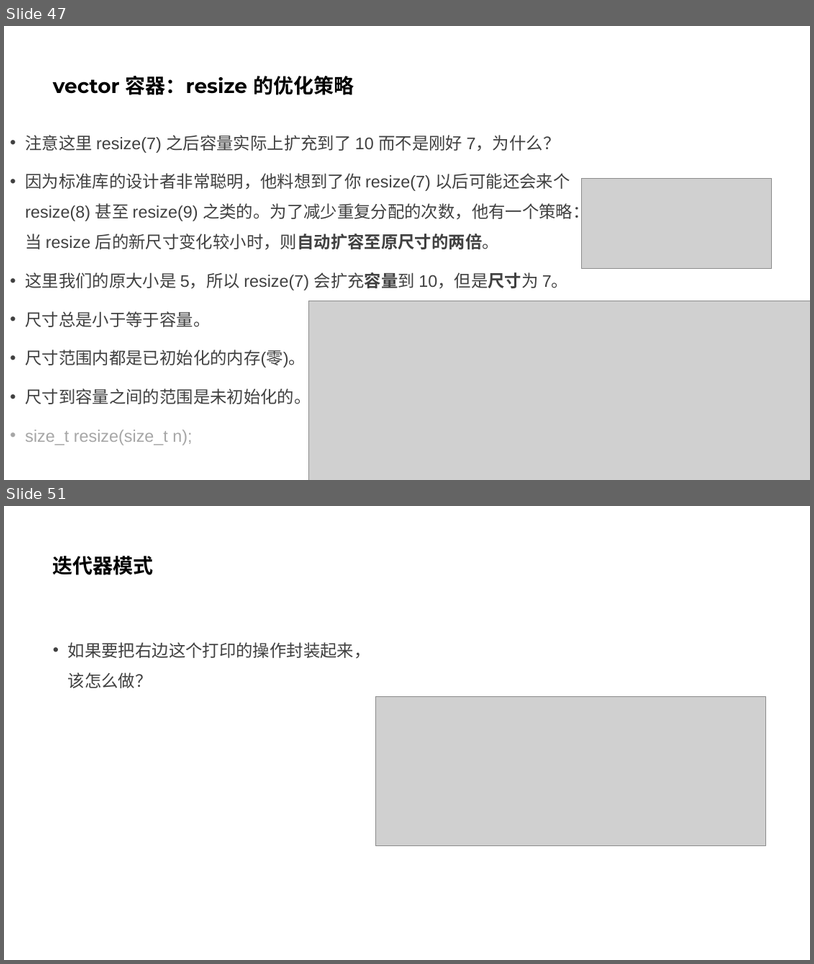
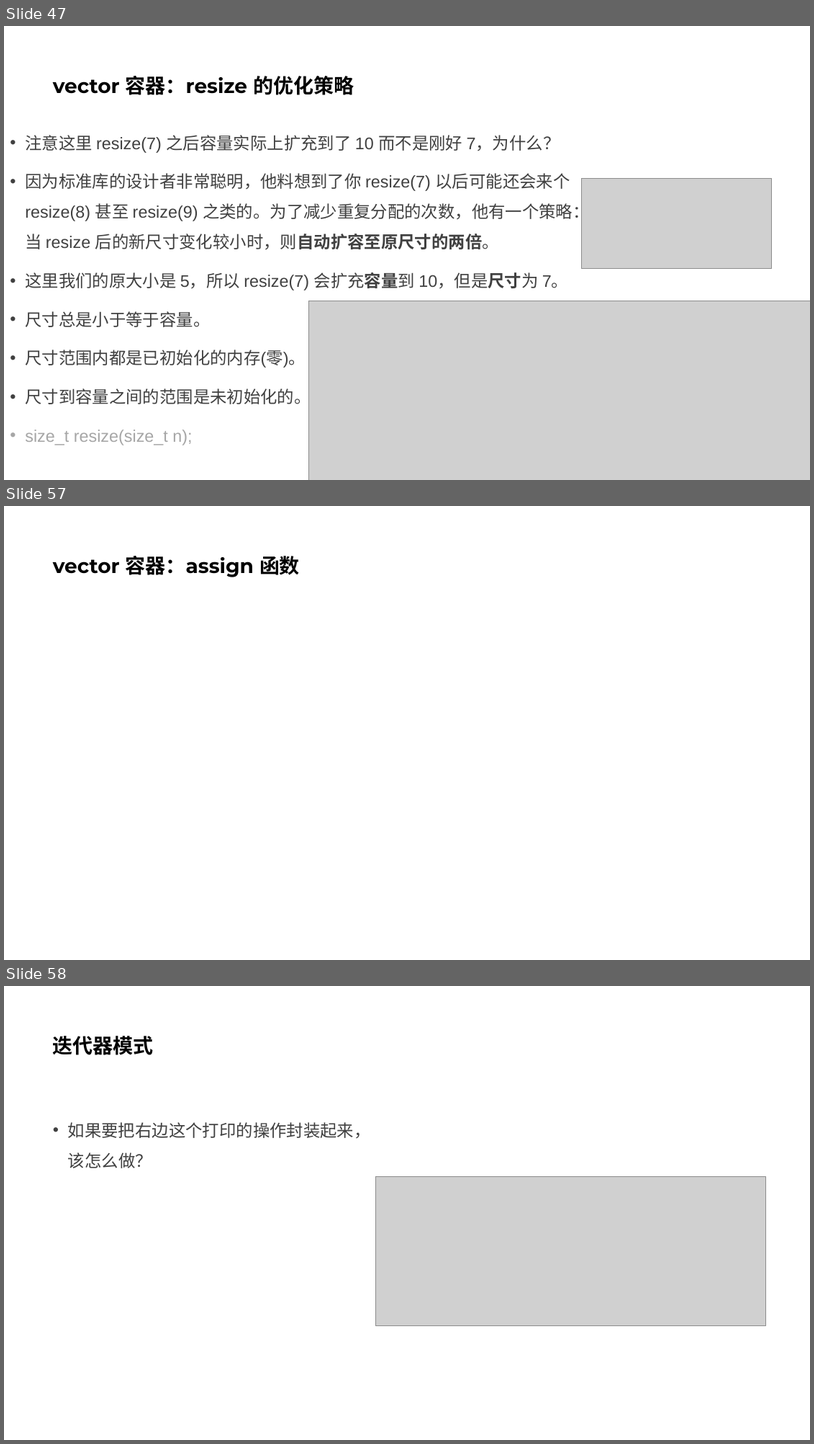
Before and after one commit to parallel101/course, a slide deck: 13/slides.pptx. Shown one above the other, each under a label of ours: slides 47 and 51 before the commit, slides 47, 57 and 58 after it; the slides between them are not shown. The pictures are 814x964 and 814x1444 pixels, drawn with LibreOffice and Linux fonts; fonts in the diff are those of the drawing; grey boxes stand for pictures. Boxes give left, top, right and bottom in pixels: in the first picture for what was removed or moved away, otherwise in the second. Text is boxed around its words. In the diff, an @@ line names an element or a change of style, - is before the commit and + after.

```diff
--- a/13/slides.pptx
+++ b/13/slides.pptx
@@ slide 57 added at (4, 506, 810, 960), background #FFFFFF @@
@@ title added at (53, 556, 300, 577), 24 pt, text #000000, bold @@
+vector 容器：assign 函数
@@ what was slide 51 is now slide 58 @@
```
Also in this commit, not shown: 2 slides changed, 7 other slides added, 1 slide removed, 6 other files.
